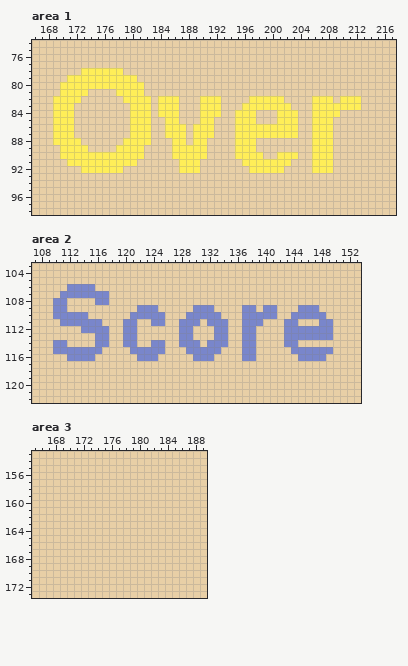
Two states of a pixel-art file, Aseprite/Background.aseprite. The picture above was drawn from the file before the commit.
320x256 pixels, 1 frame. Colours within 5 levels of each other are drawn and written as one. Shown: area 1: x 166..217, y 74..98; area 2: x 107..153, y 103..122; area 3: x 165..189, y 153..173. The commit also changed other parts of the picture, which this record leaves out.
Now the later version:
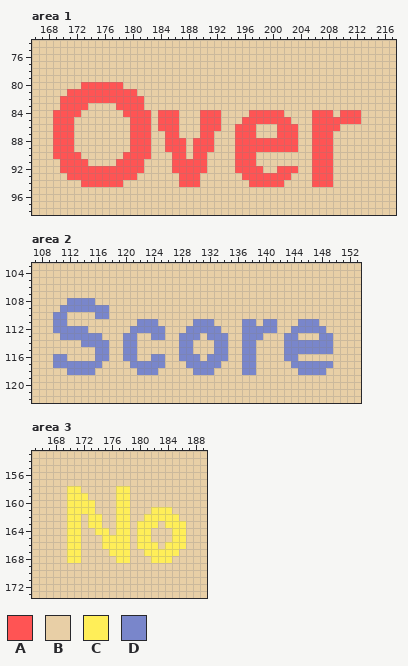
Palette (. is transparent): A #ff5454  B #e8cfa6  C #ffee58  D #7986cb
From old to new:
layer "Layer 9" added
--- area 1, layer "Layer 7"
@@ x 166..217 @@
 77 BBBBBBBBBBBBBBBBBBBBBBBBBBBBBBBBBBBBBBBBBBBBBBBBBBBB
-78 BBBBBBBCCCCCCBBBBBBBBBBBBBBBBBBBBBBBBBBBBBBBBBBBBBBB
-79 BBBBBCCCCCCCCCCBBBBBBBBBBBBBBBBBBBBBBBBBBBBBBBBBBBBB
-80 BBBBCCCCCCCCCCCCBBBBBBBBBBBBBBBBBBBBBBBBBBBBBBBBBBBB
-81 BBBBCCCCBBBBCCCCBBBBBBBBBBBBBBBBBBBBBBBBBBBBBBBBBBBB
-82 BBBCCCCBBBBBBCCCCBCCCBBBCCCBBBBCCCCCBBBBCCCBCCCBBBBB
-83 BBBCCCBBBBBBBBCCCBCCCBBBCCCBBBCCCCCCCBBBCCCCCCCBBBBB
-84 BBBCCCBBBBBBBBCCCBCCCBBBCCCBBCCCBBBCCCBBCCCCBBBBBBBB
-85 BBBCCCBBBBBBBBCCCBBCCBBBCCBBBCCCBBBCCCBBCCCBBBBBBBBB
-86 BBBCCCBBBBBBBBCCCBBCCCBCCCBBBCCCCCCCCCBBCCCBBBBBBBBB
-87 BBBCCCBBBBBBBBCCCBBCCCBCCCBBBCCCCCCCCCBBCCCBBBBBBBBB
-88 BBBCCCCBBBBBBCCCCBBBCCBCCBBBBCCCBBBBBBBBCCCBBBBBBBBB
-89 BBBBCCCCBBBBCCCCBBBBCCCCCBBBBCCCBBBBBBBBCCCBBBBBBBBB
-90 BBBBCCCCCCCCCCCCBBBBCCCCCBBBBCCCCBBCCCBBCCCBBBBBBBBB
-91 BBBBBCCCCCCCCCCBBBBBBCCCBBBBBBCCCCCCCBBBCCCBBBBBBBBB
-92 BBBBBBBCCCCCCBBBBBBBBCCCBBBBBBBCCCCCBBBBCCCBBBBBBBBB
-93 BBBBBBBBBBBBBBBBBBBBBBBBBBBBBBBBBBBBBBBBBBBBBBBBBBBB
-94 BBBBBBBBBBBBBBBBBBBBBBBBBBBBBBBBBBBBBBBBBBBBBBBBBBBB
+78 BBBBBBBBBBBBBBBBBBBBBBBBBBBBBBBBBBBBBBBBBBBBBBBBBBBB
+79 BBBBBBBBBBBBBBBBBBBBBBBBBBBBBBBBBBBBBBBBBBBBBBBBBBBB
+80 BBBBBBBAAAAAABBBBBBBBBBBBBBBBBBBBBBBBBBBBBBBBBBBBBBB
+81 BBBBBAAAAAAAAAABBBBBBBBBBBBBBBBBBBBBBBBBBBBBBBBBBBBB
+82 BBBBAAAAAAAAAAAABBBBBBBBBBBBBBBBBBBBBBBBBBBBBBBBBBBB
+83 BBBBAAAABBBBAAAABBBBBBBBBBBBBBBBBBBBBBBBBBBBBBBBBBBB
+84 BBBAAAABBBBBBAAAABAAABBBAAABBBBAAAAABBBBAAABAAABBBBB
+85 BBBAAABBBBBBBBAAABAAABBBAAABBBAAAAAAABBBAAAAAAABBBBB
+86 BBBAAABBBBBBBBAAABAAABBBAAABBAAABBBAAABBAAAABBBBBBBB
+87 BBBAAABBBBBBBBAAABBAABBBAABBBAAABBBAAABBAAABBBBBBBBB
+88 BBBAAABBBBBBBBAAABBAAABAAABBBAAAAAAAAABBAAABBBBBBBBB
+89 BBBAAABBBBBBBBAAABBAAABAAABBBAAAAAAAAABBAAABBBBBBBBB
+90 BBBAAAABBBBBBAAAABBBAABAABBBBAAABBBBBBBBAAABBBBBBBBB
+91 BBBBAAAABBBBAAAABBBBAAAAABBBBAAABBBBBBBBAAABBBBBBBBB
+92 BBBBAAAAAAAAAAAABBBBAAAAABBBBAAAABBAAABBAAABBBBBBBBB
+93 BBBBBAAAAAAAAAABBBBBBAAABBBBBBAAAAAAABBBAAABBBBBBBBB
+94 BBBBBBBAAAAAABBBBBBBBAAABBBBBBBAAAAABBBBAAABBBBBBBBB
 95 BBBBBBBBBBBBBBBBBBBBBBBBBBBBBBBBBBBBBBBBBBBBBBBBBBBB
--- area 2, layer "Layer 7"
@@ x 107..153 @@
 105 BBBBBBBBBBBBBBBBBBBBBBBBBBBBBBBBBBBBBBBBBBBBBBB
-106 BBBBBDDDDBBBBBBBBBBBBBBBBBBBBBBBBBBBBBBBBBBBBBB
-107 BBBBDDDDDDDBBBBBBBBBBBBBBBBBBBBBBBBBBBBBBBBBBBB
-108 BBBDDBBBBDDBBBBBBBBBBBBBBBBBBBBBBBBBBBBBBBBBBBB
-109 BBBDDBBBBBBBBBBDDDBBBBBDDDBBBBDDBDDBBBDDDBBBBBB
-110 BBBDDDDDBBBBBBDDDDDBBBDDDDDBBBDDDDDBBDDDDDBBBBB
-111 BBBBDDDDDDBBBDDBBDDBBDDDBDDDBBDDDBBBDDBBBDDBBBB
-112 BBBBBBBDDDDBBDDBBBBBBDDBBBDDBBDDBBBBDDDDDDDBBBB
-113 BBBBBBBBBDDBBDDBBBBBBDDBBBDDBBDDBBBBDDDDDDDBBBB
-114 BBBDDBBBBDDBBDDBBDDBBDDDBDDDBBDDBBBBDDBBBBBBBBB
-115 BBBDDDDDDDBBBBDDDDDBBBDDDDDBBBDDBBBBBDDDDDDBBBB
-116 BBBBBDDDDBBBBBBDDDBBBBBDDDBBBBDDBBBBBBDDDDBBBBB
-117 BBBBBBBBBBBBBBBBBBBBBBBBBBBBBBBBBBBBBBBBBBBBBBB
-118 BBBBBBBBBBBBBBBBBBBBBBBBBBBBBBBBBBBBBBBBBBBBBBB
+106 BBBBBBBBBBBBBBBBBBBBBBBBBBBBBBBBBBBBBBBBBBBBBBB
+107 BBBBBBBBBBBBBBBBBBBBBBBBBBBBBBBBBBBBBBBBBBBBBBB
+108 BBBBBDDDDBBBBBBBBBBBBBBBBBBBBBBBBBBBBBBBBBBBBBB
+109 BBBBDDDDDDDBBBBBBBBBBBBBBBBBBBBBBBBBBBBBBBBBBBB
+110 BBBDDBBBBDDBBBBBBBBBBBBBBBBBBBBBBBBBBBBBBBBBBBB
+111 BBBDDBBBBBBBBBBDDDBBBBBDDDBBBBDDBDDBBBDDDBBBBBB
+112 BBBDDDDDBBBBBBDDDDDBBBDDDDDBBBDDDDDBBDDDDDBBBBB
+113 BBBBDDDDDDBBBDDBBDDBBDDDBDDDBBDDDBBBDDBBBDDBBBB
+114 BBBBBBBDDDDBBDDBBBBBBDDBBBDDBBDDBBBBDDDDDDDBBBB
+115 BBBBBBBBBDDBBDDBBBBBBDDBBBDDBBDDBBBBDDDDDDDBBBB
+116 BBBDDBBBBDDBBDDBBDDBBDDDBDDDBBDDBBBBDDBBBBBBBBB
+117 BBBDDDDDDDBBBBDDDDDBBBDDDDDBBBDDBBBBBDDDDDDBBBB
+118 BBBBBDDDDBBBBBBDDDBBBBBDDDBBBBDDBBBBBBDDDDBBBBB
 119 BBBBBBBBBBBBBBBBBBBBBBBBBBBBBBBBBBBBBBBBBBBBBBB
--- area 3, layer "Layer 9"
@@ x 165..189 @@
 157 BBBBBBBBBBBBBBBBBBBBBBBBB
-158 BBBBBBBBBBBBBBBBBBBBBBBBB
-159 BBBBBBBBBBBBBBBBBBBBBBBBB
-160 BBBBBBBBBBBBBBBBBBBBBBBBB
-161 BBBBBBBBBBBBBBBBBBBBBBBBB
-162 BBBBBBBBBBBBBBBBBBBBBBBBB
-163 BBBBBBBBBBBBBBBBBBBBBBBBB
-164 BBBBBBBBBBBBBBBBBBBBBBBBB
-165 BBBBBBBBBBBBBBBBBBBBBBBBB
-166 BBBBBBBBBBBBBBBBBBBBBBBBB
-167 BBBBBBBBBBBBBBBBBBBBBBBBB
-168 BBBBBBBBBBBBBBBBBBBBBBBBB
+158 BBBBBCCBBBBBCCBBBBBBBBBBB
+159 BBBBBCCCBBBBCCBBBBBBBBBBB
+160 BBBBBCCCCBBBCCBBBBBBBBBBB
+161 BBBBBCCCCBBBCCBBBCCCBBBBB
+162 BBBBBCCBCCBBCCBBCCCCCBBBB
+163 BBBBBCCBCCBBCCBCCCBCCCBBB
+164 BBBBBCCBBCCBCCBCCBBBCCBBB
+165 BBBBBCCBBBCCCCBCCBBBCCBBB
+166 BBBBBCCBBBCCCCBCCCBCCCBBB
+167 BBBBBCCBBBBCCCBBCCCCCBBBB
+168 BBBBBCCBBBBBCCBBBCCCBBBBB
 169 BBBBBBBBBBBBBBBBBBBBBBBBB
